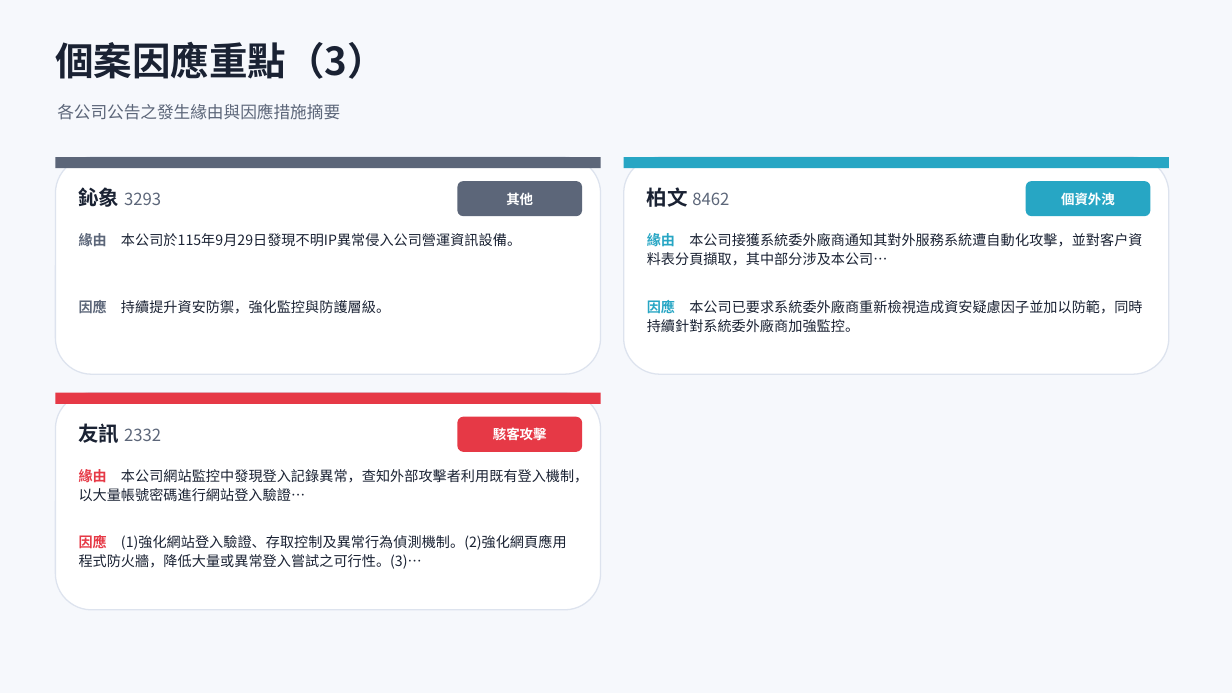
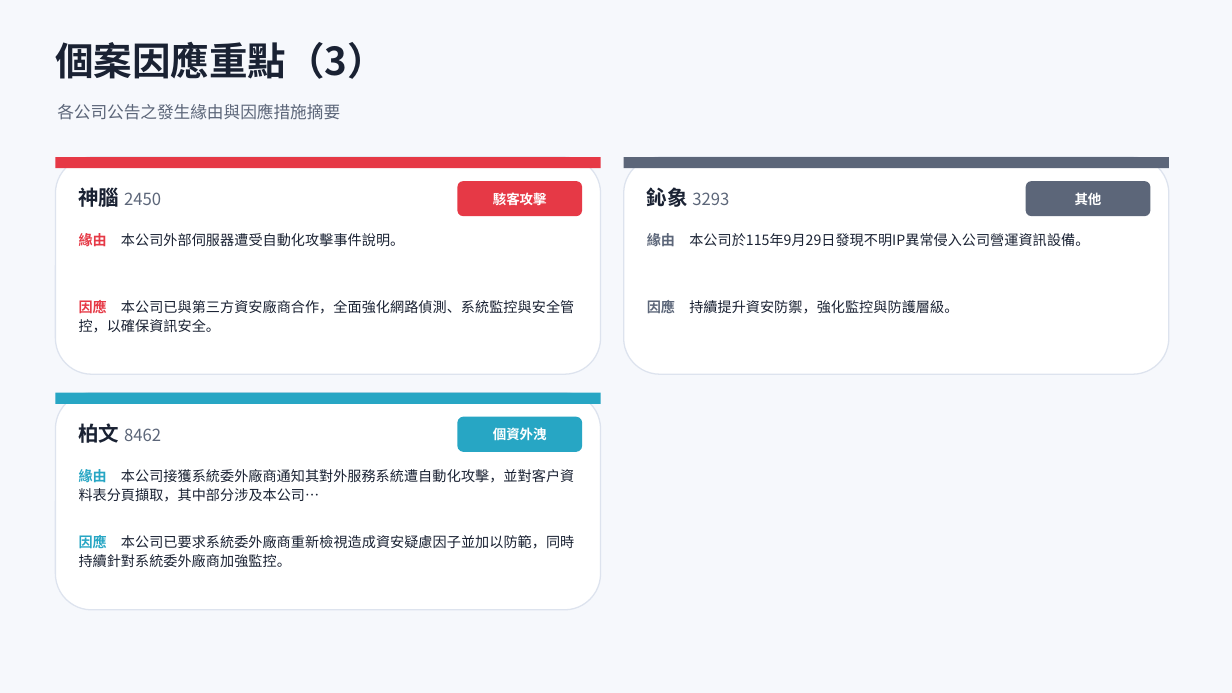
Before and after one commit to Johnnylin77/mops-isec-monitor, a slide deck: slide 8 of 資安事件因應分析.pptx. Drawn at 1232x693 pixels with LibreOffice and Linux fonts; fonts in the diff are those of the drawing. Boxes give left, top, right and bottom in pixels: in the first picture for what was removed or moved away, otherwise in the second. Text is boxed around its words. In the diff, an @@ line names an element or a change of style, - is before the commit and + after.

```diff
--- a/資安事件因應分析.pptx
+++ b/資安事件因應分析.pptx
@@ rectangle at (55,157,601,168): fill #5C6679 to #E63946 @@
@@ rectangle at (624,157,1169,168): fill #27A6C4 to #5C6679 @@
@@ text at (79,185,161,211): text changed @@
-鈊象 3293
+神腦 2450
@@ rounded rectangle at (457,181,582,216): fill #5C6679 to #E63946 @@
@@ text at (493,192,547,205): text changed @@
-其他
+駭客攻擊
@@ text at (647,187,729,207): text changed @@
-柏文 8462
+鈊象 3293
@@ rounded rectangle at (1026,181,1151,216): fill #27A6C4 to #5C6679 @@
@@ text at (1075,192,1102,205): text changed @@
-個資外洩
+其他
@@ text at (79,231,404,249): text changed @@
-緣由 本公司於115年9月29日發現不明IP異常侵入公司營運資訊設備。
+緣由 本公司外部伺服器遭受自動化攻擊事件說明。
@@ text at (647,231,1089,249): text changed @@
-緣由 本公司接獲系統委外廠商通知其對外服務系統遭自動化攻擊，並對客戶資料表分頁擷取，其中部分涉及本公司…
+緣由 本公司於115年9月29日發現不明IP異常侵入公司營運資訊設備。
@@ text at (79,298,574,333): text changed @@
-因應 持續提升資安防禦，強化監控與防護層級。
+因應 本公司已與第三方資安廠商合作，全面強化網路偵測、系統監控與安全管控，以確保資訊安全。
@@ text at (647,298,958,316): text changed @@
-因應 本公司已要求系統委外廠商重新檢視造成資安疑慮因子並加以防範，同時持續針對系統委外廠商加強監控。
+因應 持續提升資安防禦，強化監控與防護層級。
@@ rectangle at (55,393,601,404): fill #E63946 to #27A6C4 @@
@@ rounded rectangle at (457,417,582,452): fill #E63946 to #27A6C4 @@
@@ text at (79,423,161,443): text changed @@
-友訊 2332
+柏文 8462
@@ text at (493,427,547,440): text changed @@
-駭客攻擊
+個資外洩
@@ text at (79,467,574,502): text changed @@
-緣由 本公司網站監控中發現登入記錄異常，查知外部攻擊者利用既有登入機制，以大量帳號密碼進行網站登入驗證…
+緣由 本公司接獲系統委外廠商通知其對外服務系統遭自動化攻擊，並對客戶資料表分頁擷取，其中部分涉及本公司…
@@ text at (79,533,574,567): text changed @@
-因應 (1)強化網站登入驗證、存取控制及異常行為偵測機制。(2)強化網頁應用程式防火牆，降低大量或異常登入嘗試之可行性。(3)…
+因應 本公司已要求系統委外廠商重新檢視造成資安疑慮因子並加以防範，同時持續針對系統委外廠商加強監控。
```
Also in this commit, not shown: 6 other slides changed, 2 other files.
